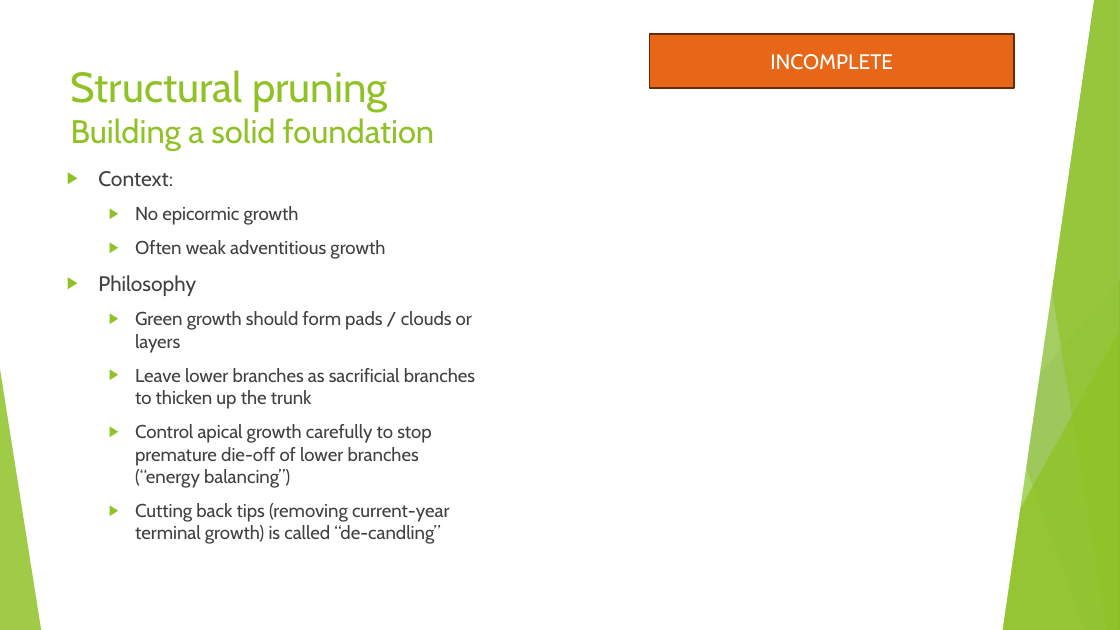
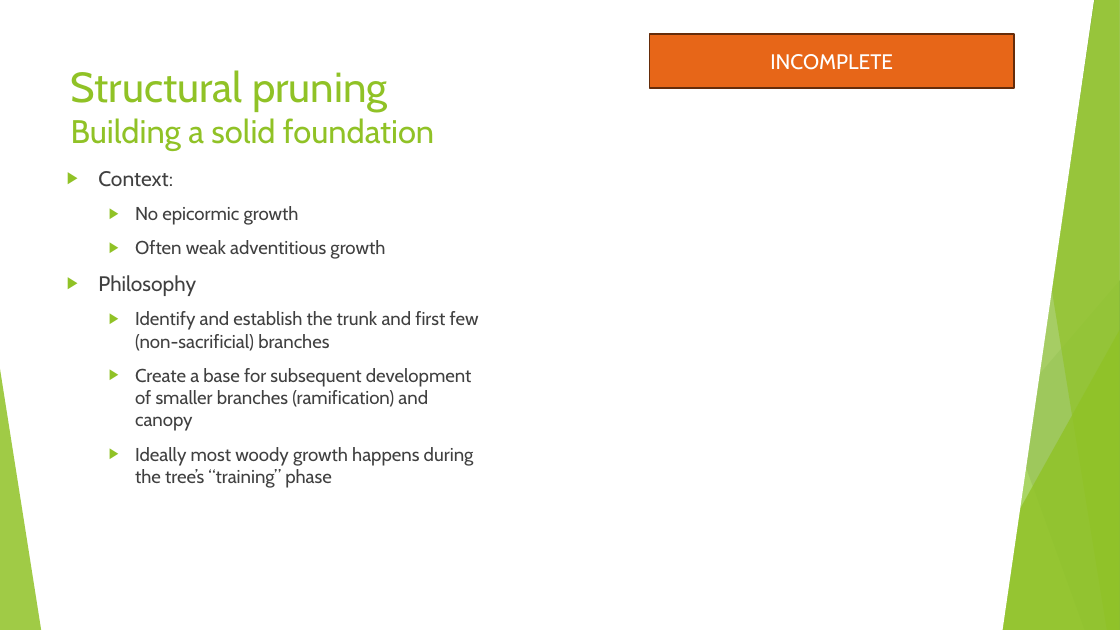
Before and after one commit to AlexLabram/Bonsai, a slide deck: slide 22 of Courseware/Bonsai On A Budget (running).pptx. Drawn at 1120x630 pixels with LibreOffice and Linux fonts; fonts in the diff are those of the drawing. Boxes give left, top, right and bottom in pixels: in the first picture for what was removed or moved away, otherwise in the second. Text is boxed around its words. In the diff, an @@ line names an element or a change of style, - is before the commit and + after.

Commit message:
Populated spiky/scaly pruning slide with first-pass content & diagram

```diff
--- a/Courseware/Bonsai On A Budget (running).pptx
+++ b/Courseware/Bonsai On A Budget (running).pptx
@@ text at bbox=[135, 311, 479, 488]: text changed @@
-  ▶ Green growth should form pads / clouds or layers
-  ▶ Leave lower branches as sacrificial branches to thicken up the trunk
-  ▶ Control apical growth carefully to stop premature die-off of lower branches (“energy balancing”)
-  ▶ Cutting back tips (removing current-year terminal growth) is called “de-candling”
+  ▶ Identify and establish the trunk and first few (non-sacrificial) branches
+  ▶ Create a base for subsequent development of smaller branches (ramification) and canopy
+  ▶ Ideally most woody growth happens during the tree’s “training” phase
```
Also in this commit, not shown: 3 other slides changed.
